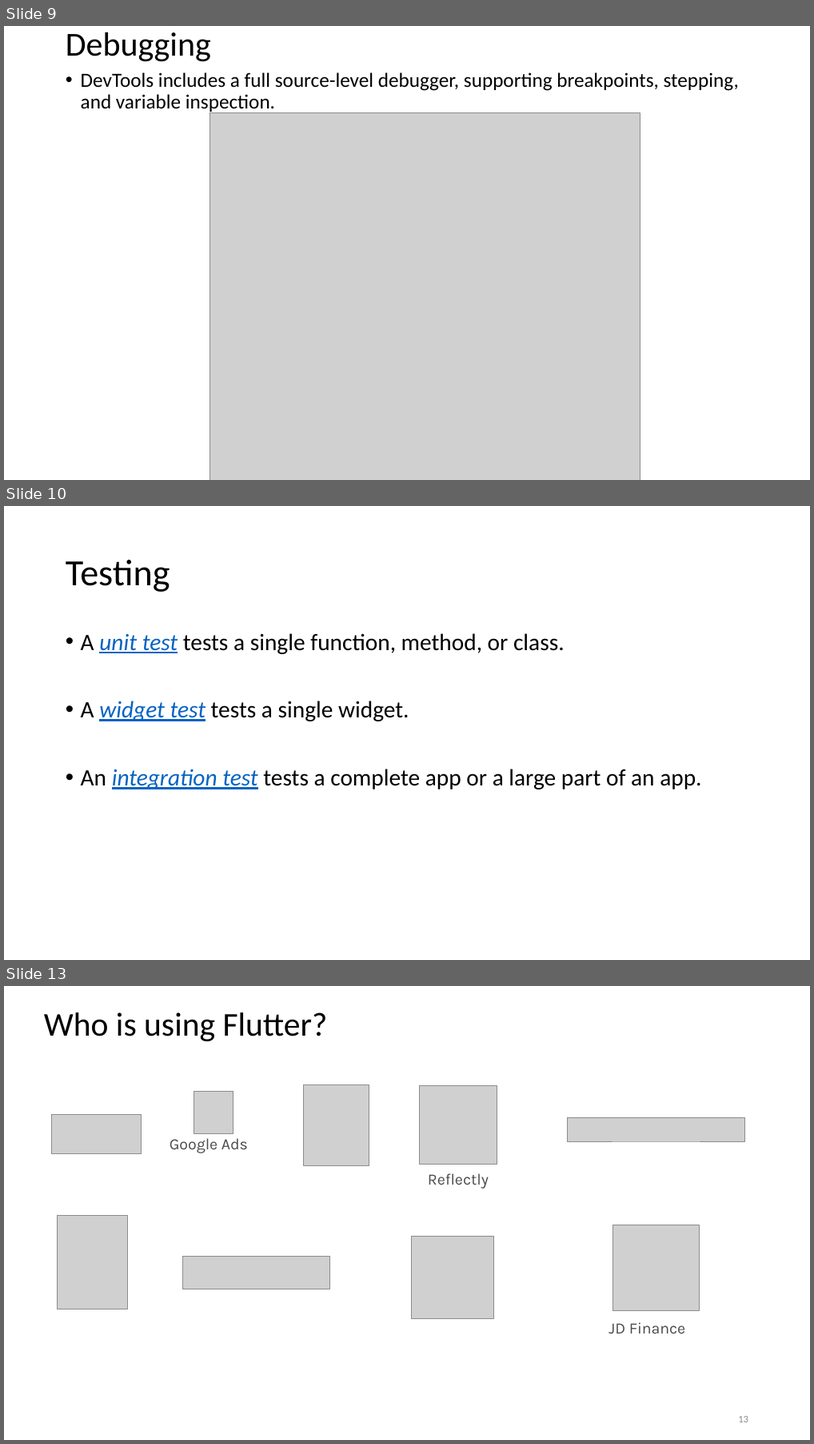
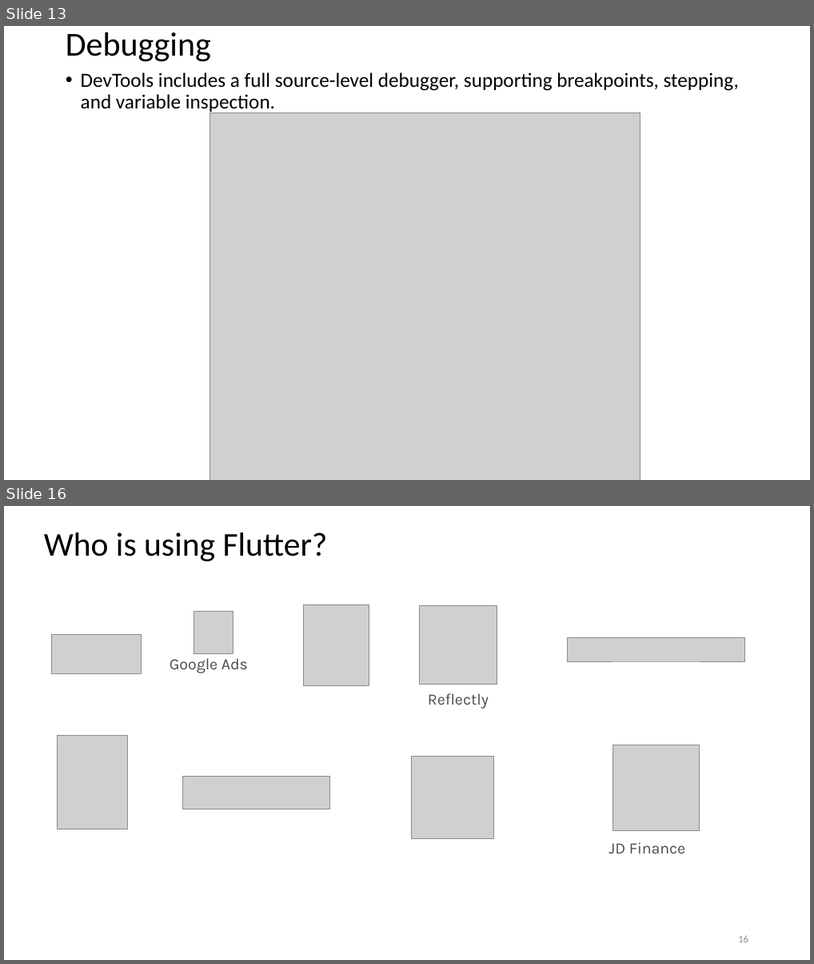
Before and after one commit to Anjy123/Flutter, a slide deck: Flutter features.pptx. Shown one above the other, each under a label of ours: slides 9, 10 and 13 before the commit, slides 13 and 16 after it; the slides between them are not shown. The pictures are 814x1444 and 814x964 pixels, drawn with LibreOffice and Linux fonts; fonts in the diff are those of the drawing; grey boxes stand for pictures. Boxes give left, top, right and bottom in pixels: in the first picture for what was removed or moved away, otherwise in the second. Text is boxed around its words. In the diff, an @@ line names an element or a change of style, - is before the commit and + after.

```diff
--- a/Flutter features.pptx
+++ b/Flutter features.pptx
@@ slide 10 removed at box(4, 506, 810, 960), background #FFFFFF @@
@@ title removed at box(66, 560, 170, 592) @@
-Testing
@@ text removed at box(81, 633, 702, 789) @@
-• A unit test tests a single function, method, or class.
-• A widget test tests a single widget.
-• An integration test tests a complete app or a large part of an app.
@@ what was slide 9 is now slide 13 @@
@@ what was slide 13 is now slide 16 @@
@@ page number at box(738, 935, 749, 942): text changed @@
-13
+16
```
Also in this commit, not shown: 4 slides changed, 10 slides added.
